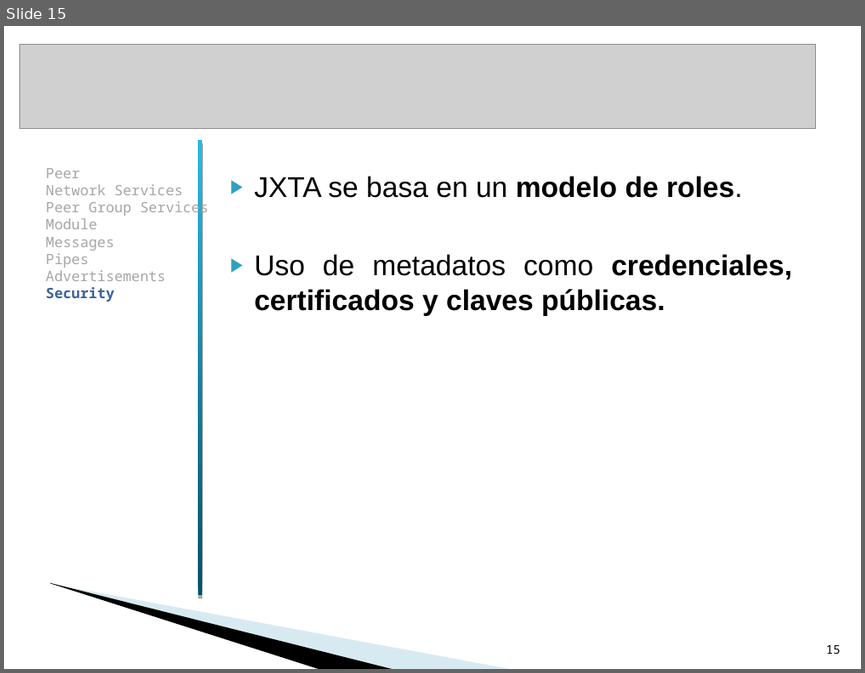
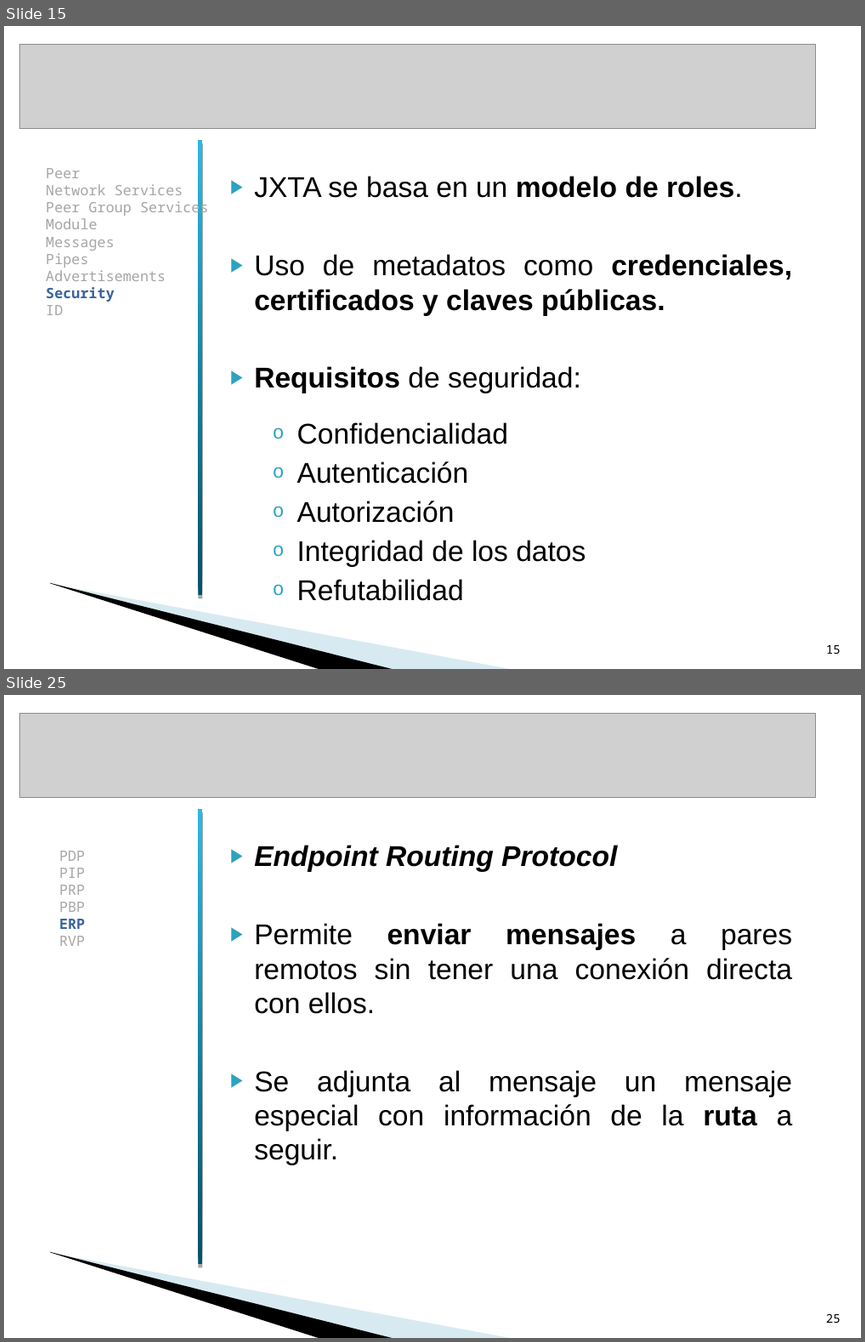
Before and after one commit to txedo/isi-practicas-5, a slide deck: sistemas-colaboracion/p2p-jxta/presentacion/PresentaciónColaboracion.ppt. Shown one above the other, each under a label of ours: slide 15 before the commit, slides 15 and 25 after it; the slides between them are not shown. The pictures are 865x673 and 865x1342 pixels, drawn with LibreOffice and Linux fonts; fonts in the diff are those of the drawing; grey boxes stand for pictures; background and template pictures are left out. Boxes give left, top, right and bottom in pixels: in the first picture for what was removed or moved away, otherwise in the second. Text is boxed around its words. In the diff, an @@ line names an element or a change of style, - is before the commit and + after.

```diff
--- a/sistemas-colaboracion/p2p-jxta/presentacion/PresentaciónColaboracion.ppt
+++ b/sistemas-colaboracion/p2p-jxta/presentacion/PresentaciónColaboracion.ppt
@@ slide 25 added at <box>4,695,861,1338</box>, background #FFFFFF; not listed: 2 template elements that a slide beside it also shows @@
@@ picture added at <box>19,713,816,797</box> @@
@@ rectangle added at <box>199,809,203,1264</box>, fill gradient #005269 to #2ABAE3 @@
@@ text added at <box>254,845,793,1165</box>, 24 pt, text #000000 @@
+▶ Endpoint Routing Protocol
+▶ Permite enviar mensajes a pares remotos sin tener una conexión directa con ellos.
+▶ Se adjunta al mensaje un mensaje especial con información de la ruta a seguir.
@@ text added at <box>59,851,85,946</box>, 12 pt, text #A6A6A6 @@
+PDP
+PIP
+PRP
+PBP
+ERP
+RVP
@@ page number added at <box>826,1314,840,1322</box>, 10 pt, text #000000 @@
+25
@@ slide 15 changed as well @@
@@ text at <box>46,305,63,315</box>: paragraph added @@
+ID
@@ text at <box>254,366,585,601</box>: paragraphs added @@
+▶ Requisitos de seguridad:
+  o Confidencialidad
+  o Autenticación
+  o Autorización
+  o Integridad de los datos
+  o Refutabilidad
```
Also in this commit, not shown: 10 other slides changed, 14 other slides added.
